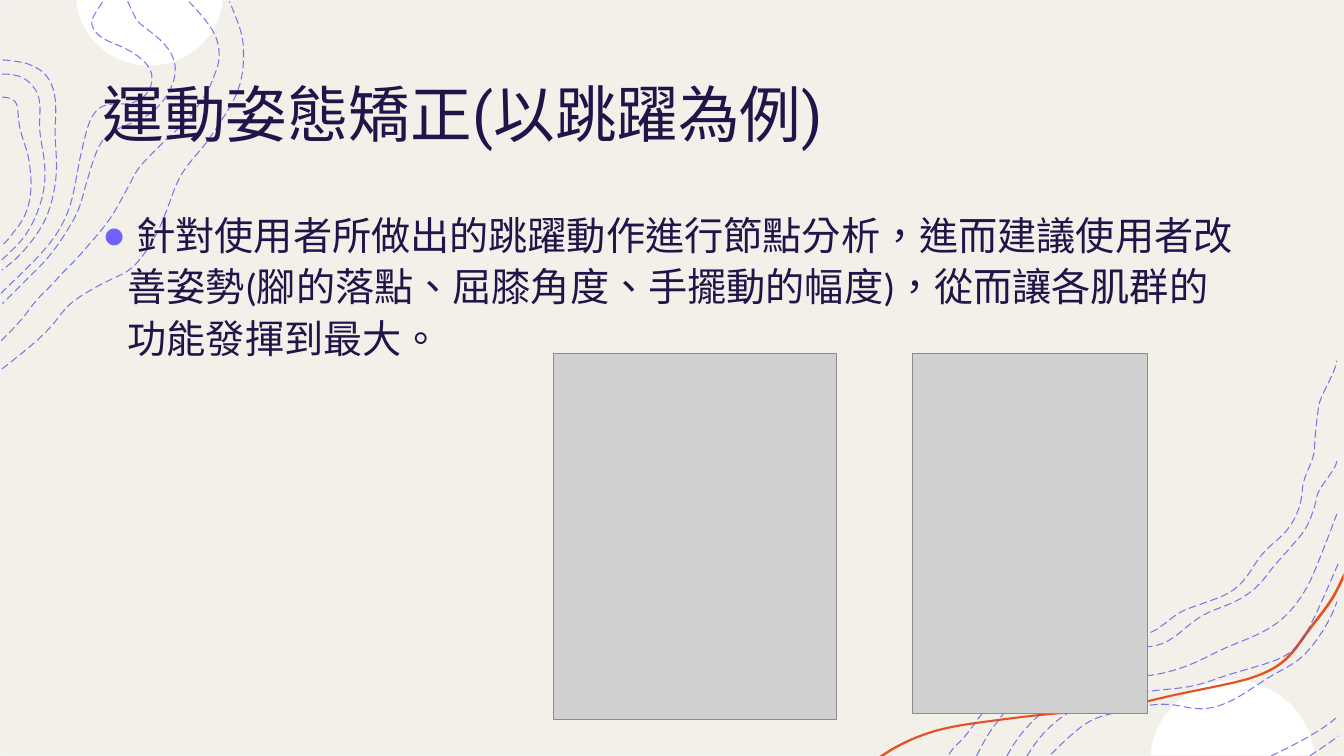
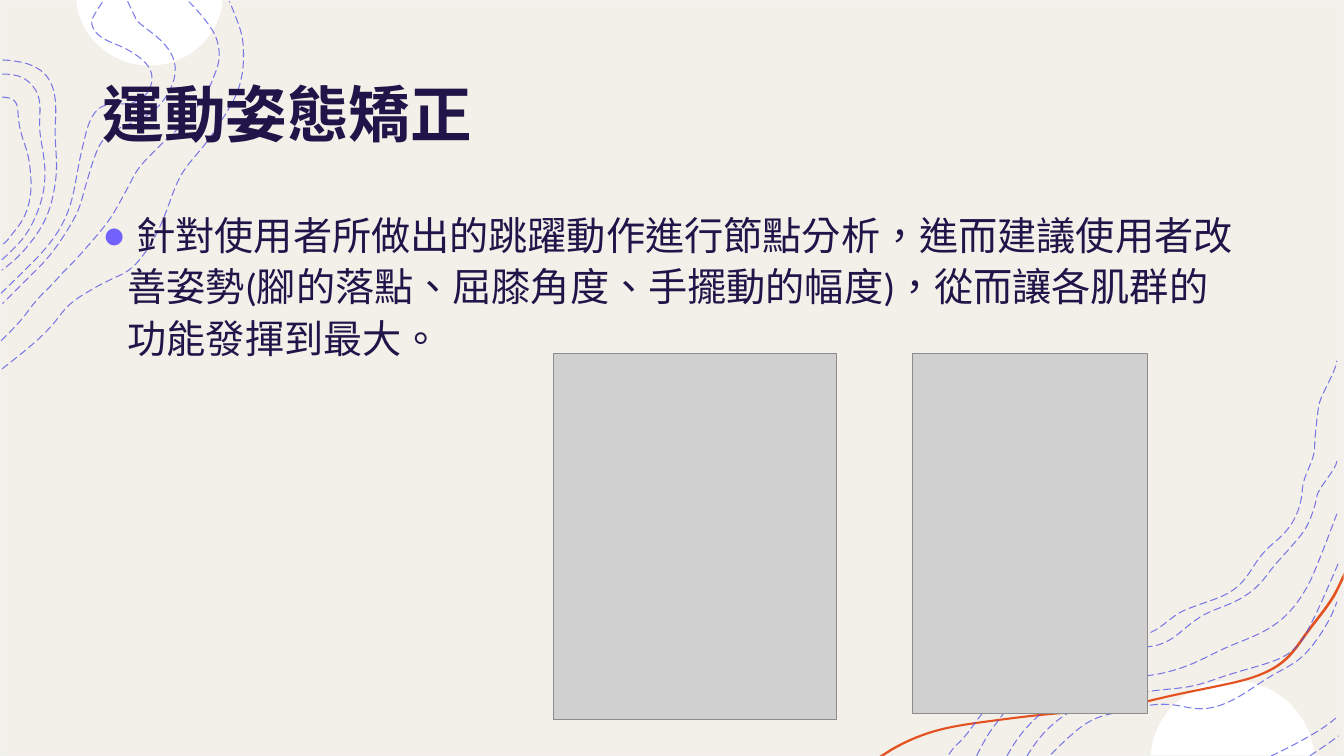
Before and after one commit to mizulun/seatpose-system, a slide deck: slide 6 of 提升運動表現輔助系統.pptx. Drawn at 1344x756 pixels with LibreOffice and Linux fonts; fonts in the diff are those of the drawing; grey boxes stand for pictures. Boxes give left, top, right and bottom in pixels: in the first picture for what was removed or moved away, otherwise in the second. Text is boxed around its words. In the diff, an @@ line names an element or a change of style, - is before the commit and + after.

```diff
--- a/提升運動表現輔助系統.pptx
+++ b/提升運動表現輔助系統.pptx
@@ title at (x1=102, y1=74, x2=472, y2=153): text changed; bold on @@
-運動姿態矯正(以跳躍為例)
+運動姿態矯正
```
Also in this commit, not shown: 5 other slides changed, 2 slides added.
